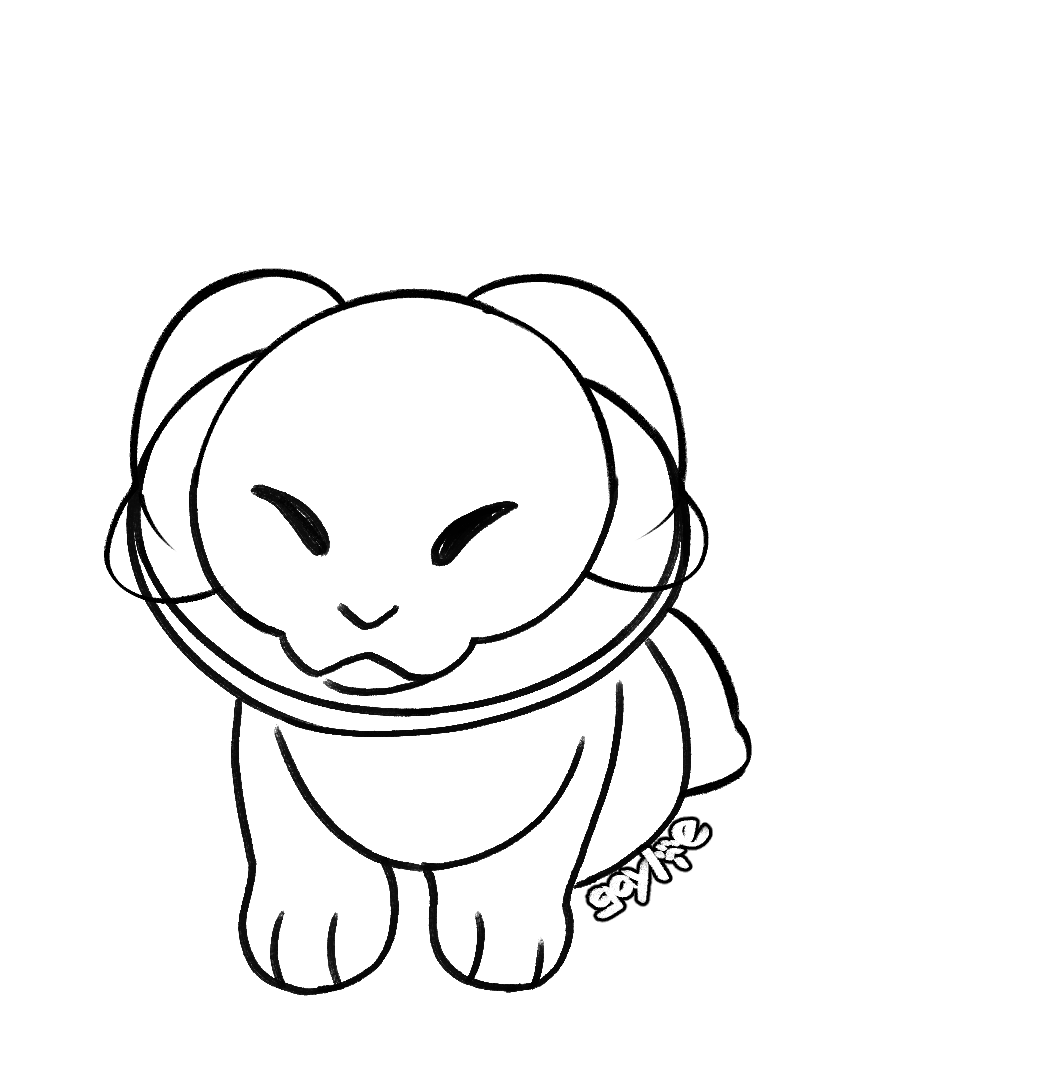
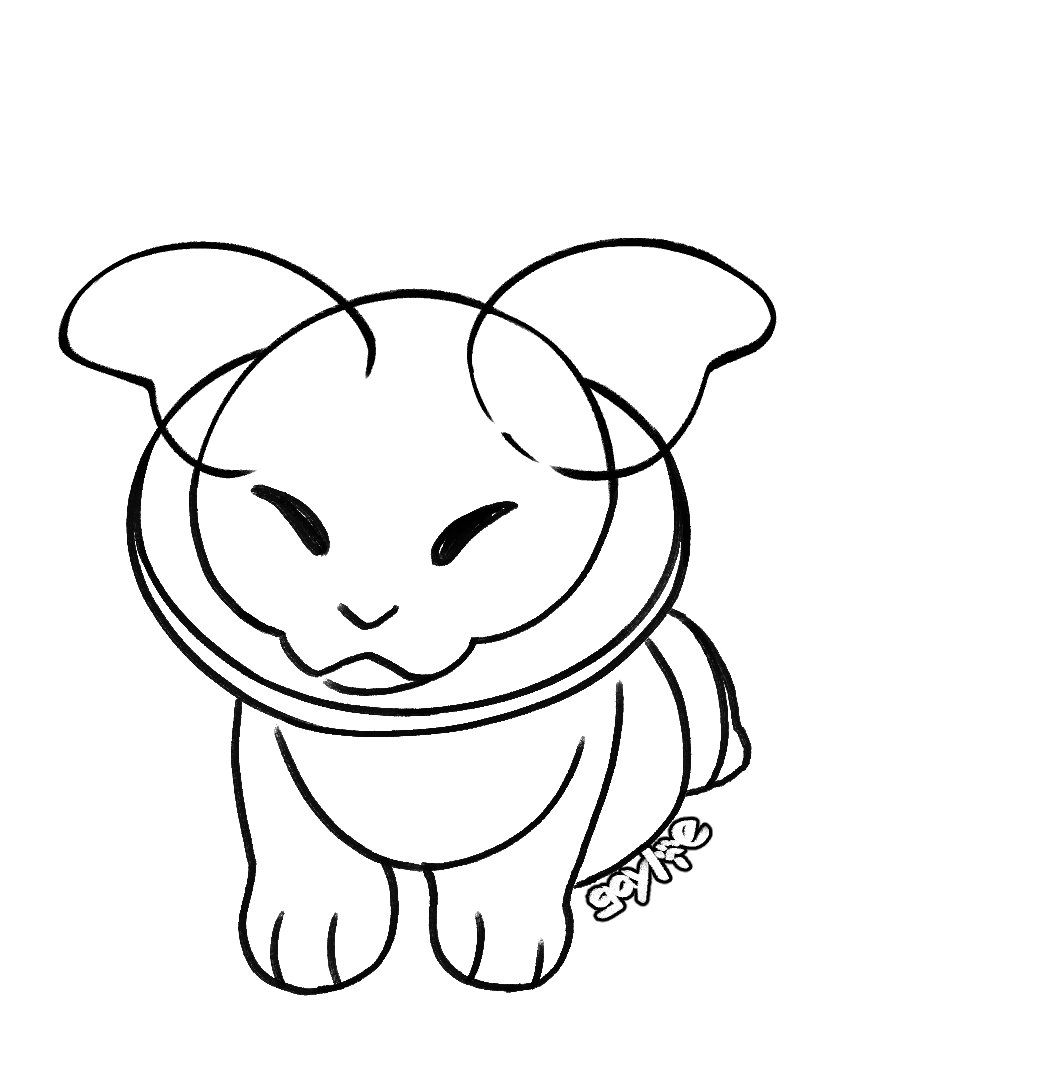
Layer changes from the first 1044px x 1074px image to the second:
showed "standard" over [57, 238, 777, 481]
hid "droop" over [104, 268, 709, 604]
hid "closed case" over [665, 607, 752, 799]
showed "open case" over [667, 607, 752, 797]
